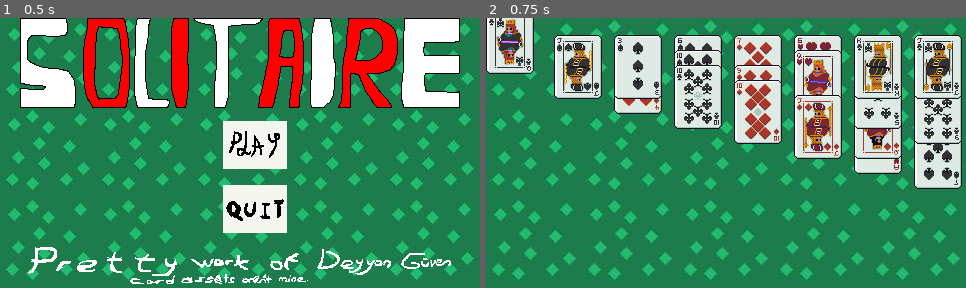
Above: before the commit, frames 1-2 (left to right).
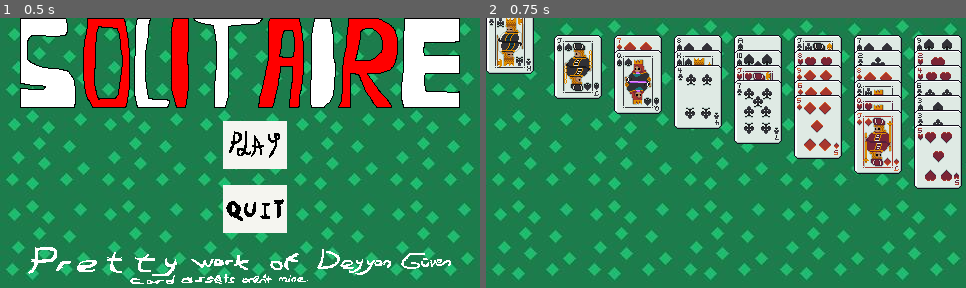
Above: after the commit, the same moments.

Repository: chaycodeshere/Solitaire
Game: Godot game, scene res://Scenes/menu.tscn
Same seed, same stepped clock (60 frames per second), same inputs: the game is played once before the commit and once after it.
Inputs (mouse positions are in pixels of both pictures, inside the frame that each line leads up to):
- Up to frame 1 (0.5 s): no input
- Up to frame 2 (0.75 s): click (740, 144) at 0.5 s

Frame 1 is identical in both runs. In frame 2, 12% of the frame differs, in the area x 2-99%, y 0-62%.

Commit message:
start-formation-is-done

Diff:
--- a/Scripts/game.gd
+++ b/Scripts/game.gd
@@ -56,147 +56,141 @@
 	var dealt_card : int = 0 #card location line. First card goes to first column etc.
 	while dealt_card < 28:
 		var selected_card = cardsarray.pick_random()
-		var card3 = cardsarray.pick_random()
-		var card5 = cardsarray.pick_random()
-		var card6 = cardsarray.pick_random()
-		var card8 = cardsarray.pick_random()
-		var card9 = cardsarray.pick_random()
-		var card10 = cardsarray.pick_random()
-		var card12 = cardsarray.pick_random()
-		var card13 = cardsarray.pick_random()
-		var card14 = cardsarray.pick_random()
-		var card15 = cardsarray.pick_random()
-		var card17 = cardsarray.pick_random()
-		var card18 = cardsarray.pick_random()
-		var card19 = cardsarray.pick_random()
-		var card20 = cardsarray.pick_random()
-		var card21 = cardsarray.pick_random()
-		var card23 = cardsarray.pick_random()
-		var card24 = cardsarray.pick_random()
-		var card25 = cardsarray.pick_random()
-		var card26 = cardsarray.pick_random()
-		var card27 = cardsarray.pick_random()
-		var card28 = cardsarray.pick_random()
-		add_child(selected_card)
+		selected_card.z_index = 1
+		cardsarray.erase(selected_card)
 		if dealt_card == 0: #column1
 			selected_card.global_position = Vector2(92, 49)
 			dealt_card += 1
-			cardsarray.erase(selected_card)
 			print("yeh")
 		elif dealt_card == 1: #column2
 			selected_card.global_position = Vector2(152, 49)
 			dealt_card += 1
-			cardsarray.erase(selected_card)
+			var card3 = cardsarray.pick_random()
+			cardsarray.erase(card3)
+			card3.z_index = 2
 			print(card3.name)
 			card3.global_position = Vector2(152, 64)
 			print(card3.global_position)
-			selected_card.add_child(card3)
 			print(card3.get_parent().name)
 			dealt_card += 1
-			cardsarray.erase(card3)
 			print("yeh")
 		elif dealt_card == 3: #column3
 			selected_card.global_position = Vector2(212, 49)
 			dealt_card += 1
-			cardsarray.erase(selected_card)
+			var card5 = cardsarray.pick_random()
+			cardsarray.erase(card5)
+			card5.z_index = 2
+			var card6 = cardsarray.pick_random()
+			cardsarray.erase(card6)
+			card6.z_index = 3
 			card5.global_position = Vector2(212, 64)
-			selected_card.add_child(card5)
 			dealt_card += 1
-			cardsarray.erase(card5)
 			card6.global_position = Vector2(212, 79)
-			card5.add_child(card6)
 			dealt_card += 1
-			cardsarray.erase(card6)
 			print("yeh")
 		elif dealt_card == 6: #column4
 			selected_card.global_position = Vector2(272, 49)
 			dealt_card += 1
-			cardsarray.erase(selected_card)
+			var card8 = cardsarray.pick_random()
+			cardsarray.erase(card8)
+			card8.z_index = 2
+			var card9 = cardsarray.pick_random()
+			cardsarray.erase(card9)
+			card9.z_index = 3
+			var card10 = cardsarray.pick_random()
+			cardsarray.erase(card10)
+			card10.z_index = 4
 			card8.global_position = Vector2(272, 64)
-			selected_card.add_child(card8)
 			dealt_card += 1
-			cardsarray.erase(card8)
 			card9.global_position = Vector2(272, 79)
-			card8.add_child(card9)
 			dealt_card += 1
-			cardsarray.erase(card9)
 			card10.global_position = Vector2(272, 94)
-			card9.add_child(card10)
 			dealt_card += 1
-			cardsarray.erase(card10)
 			print("yeh")
 		elif dealt_card == 10: #column5
 			selected_card.global_position = Vector2(332, 49)
 			dealt_card += 1
-			cardsarray.erase(selected_card)
+			var card12 = cardsarray.pick_random()
+			cardsarray.erase(card12)
+			card12.z_index = 2
+			var card13 = cardsarray.pick_random()
+			cardsarray.erase(card13)
+			card13.z_index = 3
+			var card14 = cardsarray.pick_random()
+			cardsarray.erase(card14)
+			card14.z_index = 4
+			var card15 = cardsarray.pick_random()
+			cardsarray.erase(card15)
+			card15.z_index = 5
 			card12.global_position = Vector2(332, 64)
-			selected_card.add_child(card12)
 			dealt_card += 1
-			cardsarray.erase(card12)
 			card13.global_position = Vector2(332, 79)
-			card12.add_child(card13)
 			dealt_card += 1
-			cardsarray.erase(card13)
 			card14.global_position = Vector2(332, 94)
-			card13.add_child(card14)
 			dealt_card += 1
-			cardsarray.erase(card14)
 			card15.global_position = Vector2(332, 109)
-			card14.add_child(card15)
 			dealt_card += 1
-			cardsarray.erase(card15)
 			print("yeh")
 		elif dealt_card == 15: #column6
 			selected_card.global_position = Vector2(392, 49)
 			dealt_card += 1
-			cardsarray.erase(selected_card)
+			var card17 = cardsarray.pick_random()
+			cardsarray.erase(card17)
+			card17.z_index = 2
+			var card18 = cardsarray.pick_random()
+			cardsarray.erase(card18)
+			card18.z_index = 3
+			var card19 = cardsarray.pick_random()
+			cardsarray.erase(card19)
+			card19.z_index = 4
+			var card20 = cardsarray.pick_random()
+			cardsarray.erase(card20)
+			card20.z_index = 5
+			var card21 = cardsarray.pick_random()
+			cardsarray.erase(card21)
+			card21.z_index = 6
 			card17.global_position = Vector2(392, 64)
-			selected_card.add_child(card17)
 			dealt_card += 1
-			cardsarray.erase(card17)
 			card18.global_position = Vector2(392, 79)
-			card17.add_child(card18)
 			dealt_card += 1
-			cardsarray.erase(card18)
 			card19.global_position = Vector2(392, 94)
-			card18.add_child(card19)
 			dealt_card += 1
-			cardsarray.erase(card19)
 			card20.global_position = Vector2(392, 109)
-			card19.add_child(card20)
 			dealt_card += 1
-			cardsarray.erase(card20)
 			card21.global_position = Vector2(392, 124)
-			card20.add_child(card21)
 			dealt_card += 1
-			cardsarray.erase(card21)
 			print("yeh")
 		elif dealt_card == 21: #column7
 			selected_card.global_position = Vector2(452, 49)
 			dealt_card += 1
-			cardsarray.erase(selected_card)
+			var card23 = cardsarray.pick_random()
+			cardsarray.erase(card23)
+			card23.z_index = 2
+			var card24 = cardsarray.pick_random()
+			cardsarray.erase(card24)
+			card24.z_index = 3
+			var card25 = cardsarray.pick_random()
+			cardsarray.erase(card25)
+			card25.z_index = 4
+			var card26 = cardsarray.pick_random()
+			cardsarray.erase(card26)
+			card26.z_index = 5
+			var card27 = cardsarray.pick_random()
+			cardsarray.erase(card27)
+			card27.z_index = 6
+			var card28 = cardsarray.pick_random()
+			cardsarray.erase(card28)
+			card28.z_index = 7
 			card23.global_position = Vector2(452, 64)
-			selected_card.add_child(card23)
 			dealt_card += 1
-			cardsarray.erase(card23)
 			card24.global_position = Vector2(452, 79)
-			card23.add_child(card24)
 			dealt_card += 1
-			cardsarray.erase(card24)
 			card25.global_position = Vector2(452, 94)
-			card24.add_child(card25)
 			dealt_card += 1
-			cardsarray.erase(card25)
 			card26.global_position = Vector2(452, 109)
-			card25.add_child(card26)
 			dealt_card += 1
-			cardsarray.erase(card26)
 			card27.global_position = Vector2(452, 124)
-			card26.add_child(card27)
 			dealt_card += 1
-			cardsarray.erase(card27)
 			card28.global_position = Vector2(452, 139)
-			card27.add_child(card28)
 			dealt_card += 1
-			cardsarray.erase(card28)
 			print("yeh")
